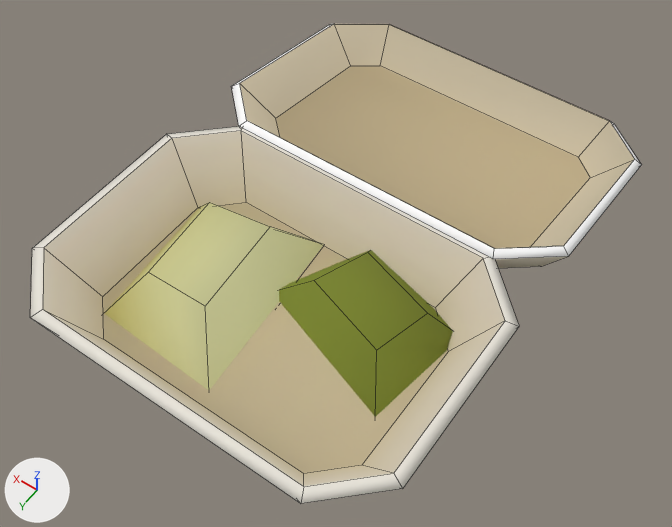
The FBX model Assets/Assets/Mesh/Waste/SM_Waste_FoodTray_01.fbx as it was, and as the next commit left it.
Rendered twice from a camera (50 mm lens) standing at (-0.272, 0.297, 0.594) and looking at (-0.003, -0.079, 0.003). The axes (+X, +Y, +Z) are drawn at lower left. The lights are the same throughout. The first picture is the older version. Mesh edges are drawn as thin lines. Where no turn or scale is listed for an object, it has been applied to the vertices.

In view in the first picture: 'SM_Waste_FoodTray_01'.
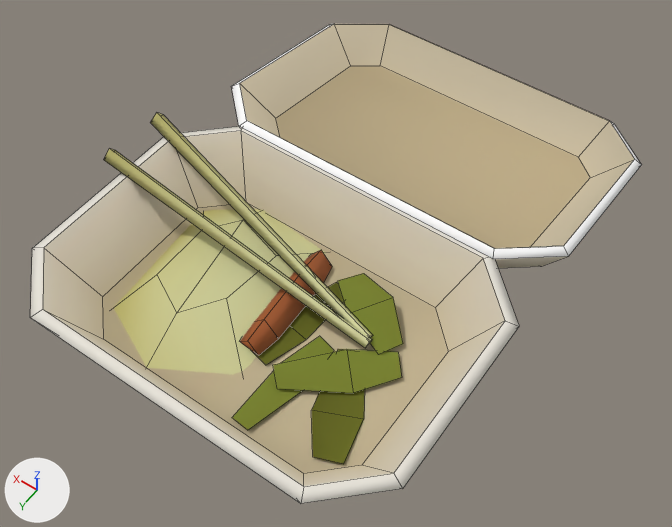
Changed parts and their boxes [x1, y1, x2, y2] in the pictures (672 x 527 px):
part 1 of me_plane_013, reshaped: before [104, 202, 453, 417]; after [104, 113, 403, 464]

Patch to the scene script:
```diff
--- a/Assets/Assets/Mesh/Waste/SM_Waste_FoodTray_01.fbx.py
+++ b/Assets/Assets/Mesh/Waste/SM_Waste_FoodTray_01.fbx.py
@@ me_plane_013 @@
 # used by ob_sm_waste_foodtray_01; location = (0.0, 0.0, 0.0)
-me_plane_013.from_pydata(...)  # 88 vertices, 70 faces; spans x -0.163..0.163, y -0.341..0.118, z -0.017..0.061
+me_plane_013.from_pydata(...)  # 138 vertices, 95 faces; spans x -0.163..0.178, y -0.341..0.118, z -0.017..0.073
+# me_plane_013 part 1
+# 6 vertices are removed from x -0.129..0.026, y -0.077..0.025, z 0.002..0.042
+# 8 faces are deleted
+# 10 vertices move from x -0.034..0.124, y -0.114..0.074, z 0.001..0.051 to x -0.066..0.121, y -0.083..0.07, z 0.004..0.027
+# 56 vertices are added at x -0.112..0.178, y -0.093..0.095, z 0.004..0.073
+# 33 new faces join them
 me_plane_013.materials.append(mat_mat_gradient_01)
```
